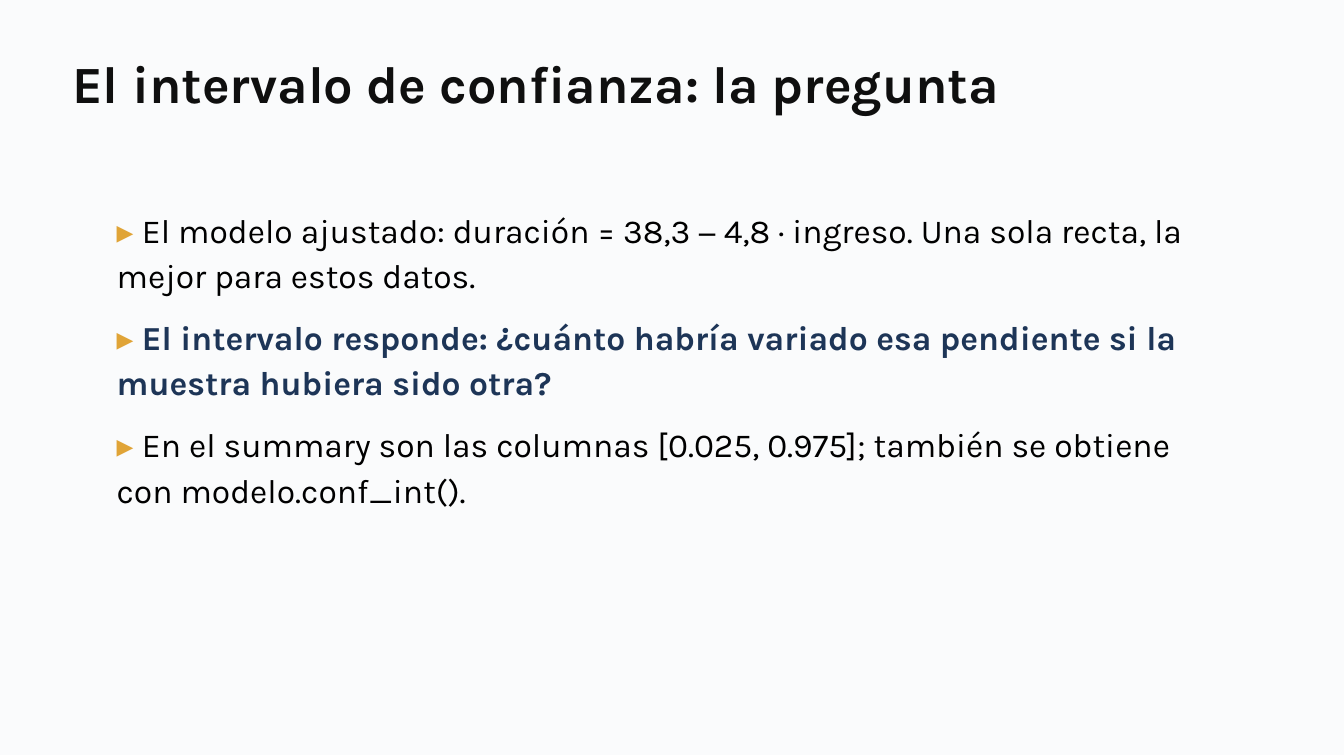
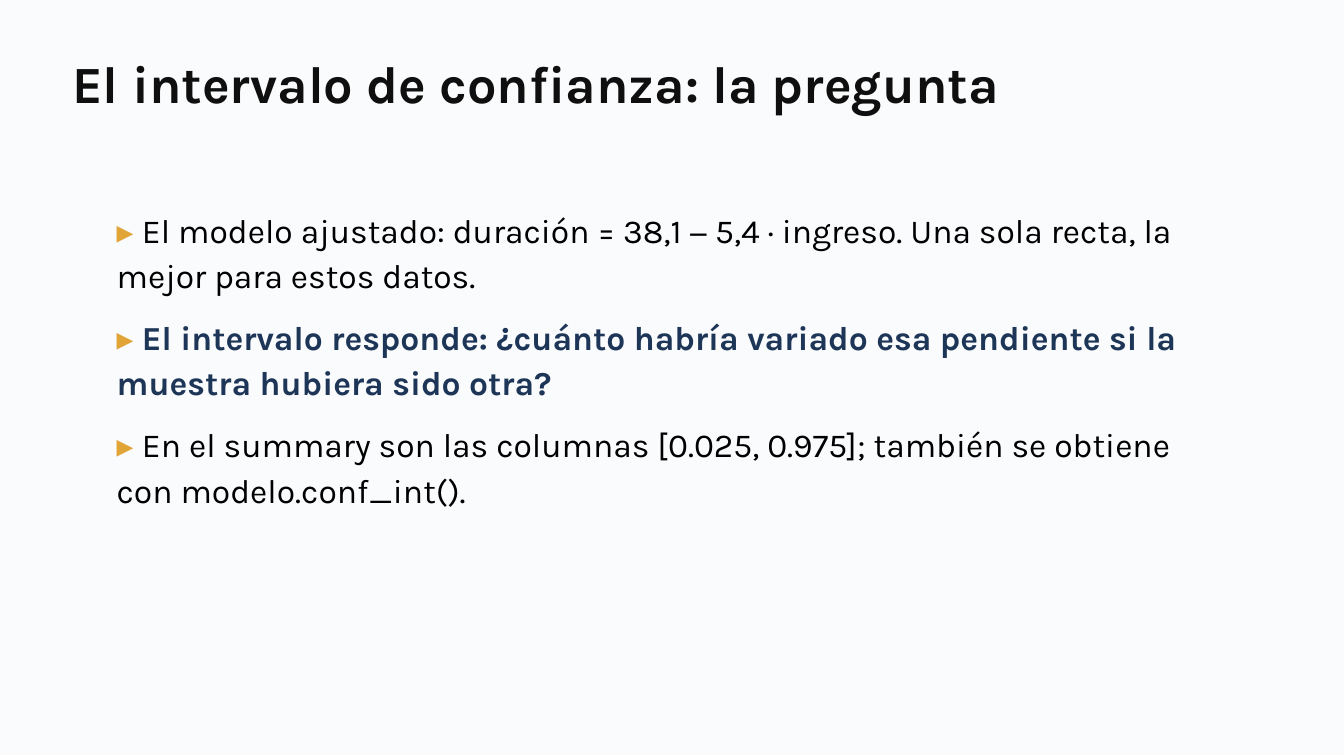
Before and after one commit to daniopitz/cienciadatos, a slide deck: slide 24 of presentaciones/clase04_regresion.pptx. Drawn at 1344x755 pixels with LibreOffice and Linux fonts; fonts in the diff are those of the drawing. Boxes give left, top, right and bottom in pixels: in the first picture for what was removed or moved away, otherwise in the second. Text is boxed around its words. In the diff, an @@ line names an element or a change of style, - is before the commit and + after.

```diff
--- a/presentaciones/clase04_regresion.pptx
+++ b/presentaciones/clase04_regresion.pptx
@@ text at box(117, 217, 1172, 297): text changed @@
-▸ El modelo ajustado: duración = 38,3 − 4,8 · ingreso. Una sola recta, la mejor para estos datos.
+▸ El modelo ajustado: duración = 38,1 − 5,4 · ingreso. Una sola recta, la mejor para estos datos.
```
Also in this commit, not shown: 11 other slides changed, 10 other files.
